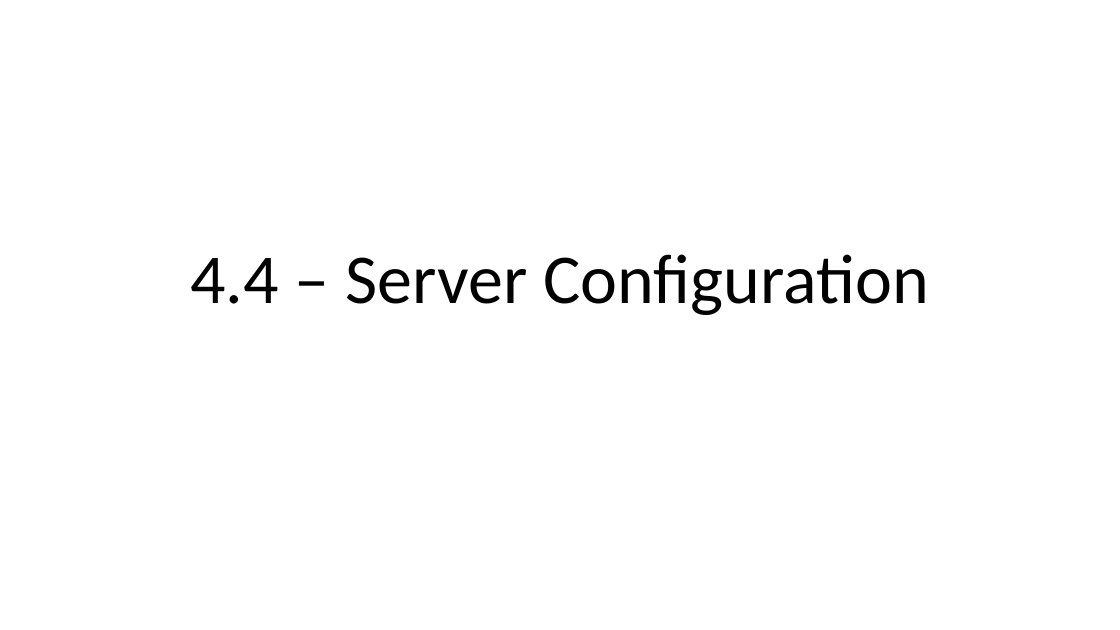
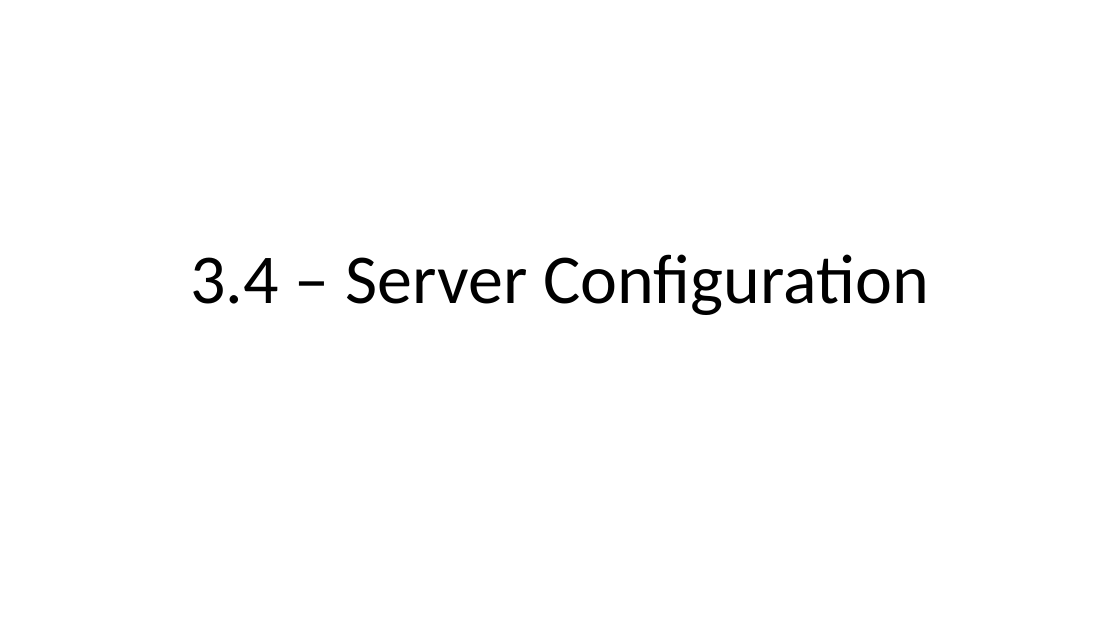
Before and after one commit to way0utwest/DatabaseDevOpsMS, a slide deck: slide 14 of Section 3 - Release Management/Section3-ReleaseManagement.pptx (slide 12 before the commit). Drawn at 1120x630 pixels with LibreOffice and Linux fonts; fonts in the diff are those of the drawing. Boxes give left, top, right and bottom in pixels: in the first picture for what was removed or moved away, otherwise in the second. Text is boxed around its words. In the diff, an @@ line names an element or a change of style, - is before the commit and + after.

```diff
--- a/Section 3 - Release Management/Section3-ReleaseManagement.pptx
+++ b/Section 3 - Release Management/Section3-ReleaseManagement.pptx
@@ title at (x1=190, y1=254, x2=929, y2=315): text changed @@
-4.4 – Server Configuration
+3.4 – Server Configuration
```
Also in this commit, not shown: 7 other slides changed, 12 slides added, 1 slide removed, 3 other files.
